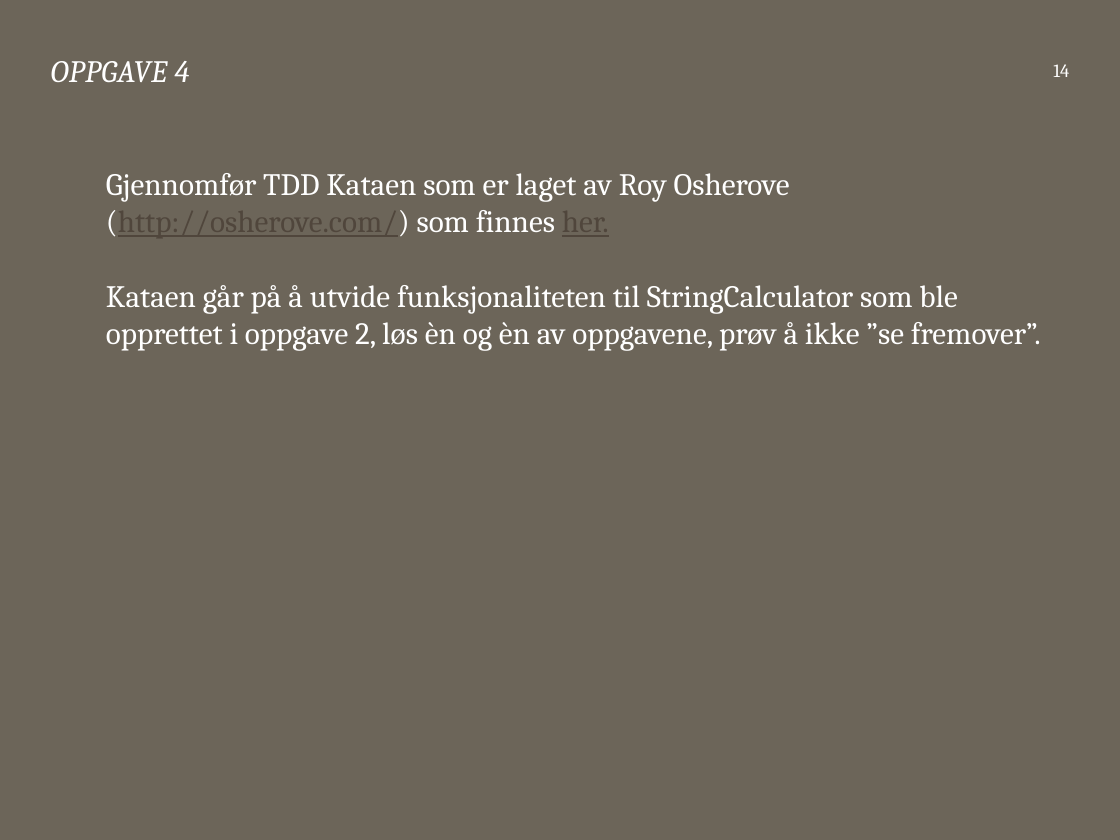
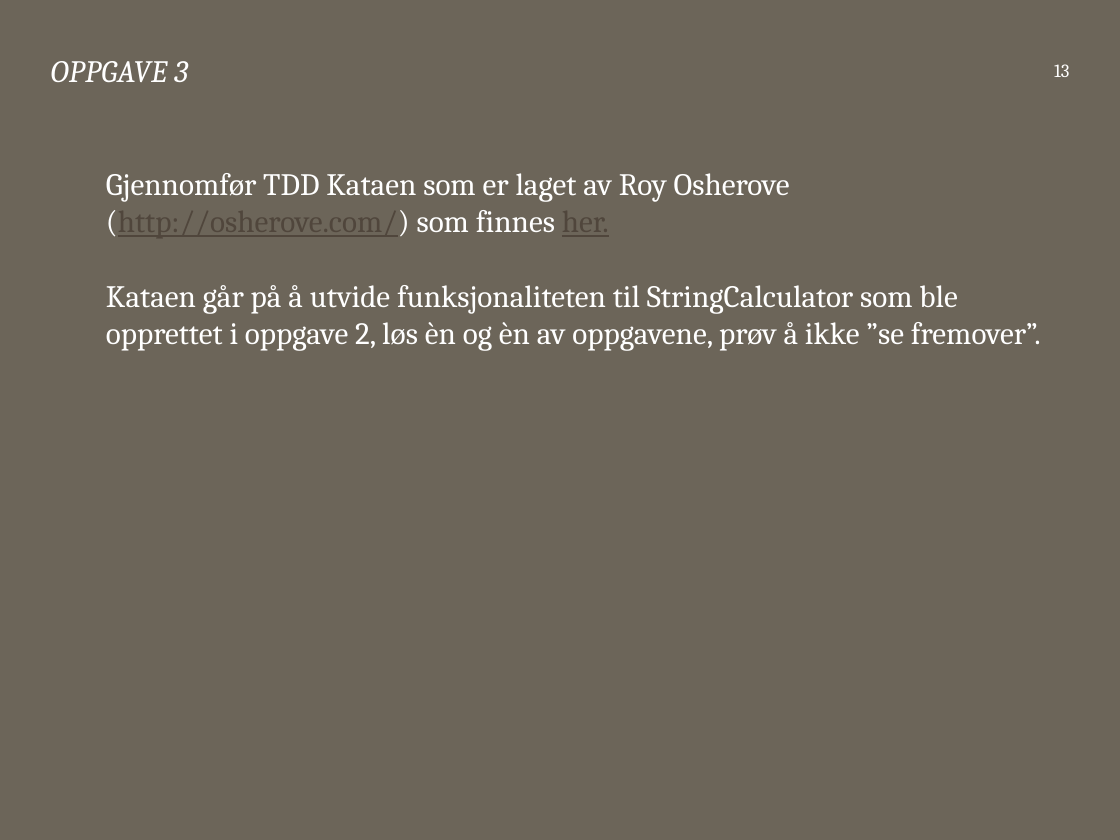
Before and after one commit to bekk/dotnetkurs, a slide deck: slide 13 of tdd/TDD.pptx (slide 14 before the commit). Drawn at 1120x840 pixels with LibreOffice and Linux fonts; fonts in the diff are those of the drawing. Boxes give left, top, right and bottom in pixels: in the first picture for what was removed or moved away, otherwise in the second. Text is boxed around its words. In the diff, an @@ line names an element or a change of style, - is before the commit and + after.

```diff
--- a/tdd/TDD.pptx
+++ b/tdd/TDD.pptx
@@ title at [51,61,188,82]: text changed @@
-OPPGAVE 4
+OPPGAVE 3
@@ page number at [1054,64,1069,77]: text changed @@
-14
+13
```
Also in this commit, not shown: 3 other slides changed, 1 slide added, 1 slide removed.
